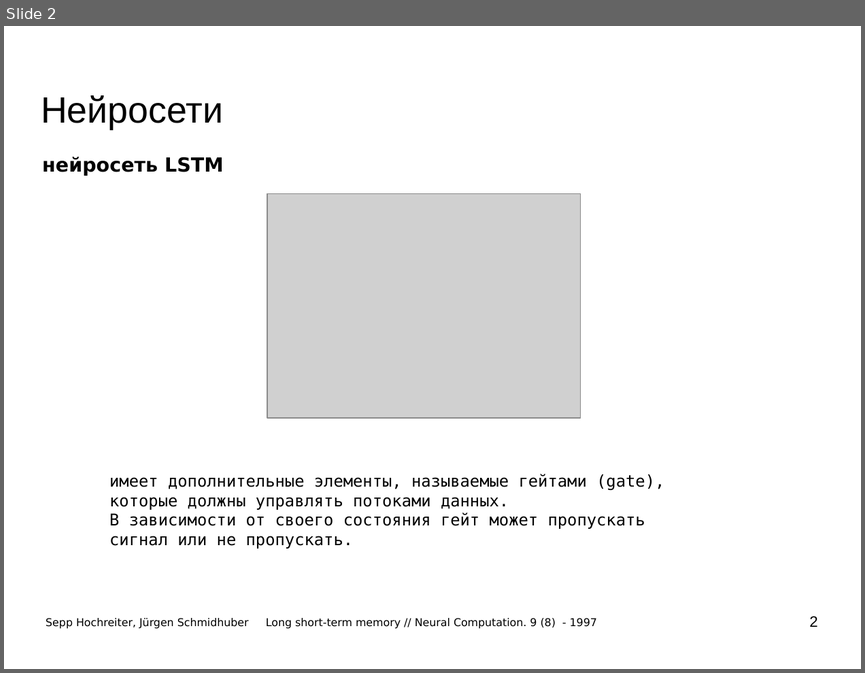
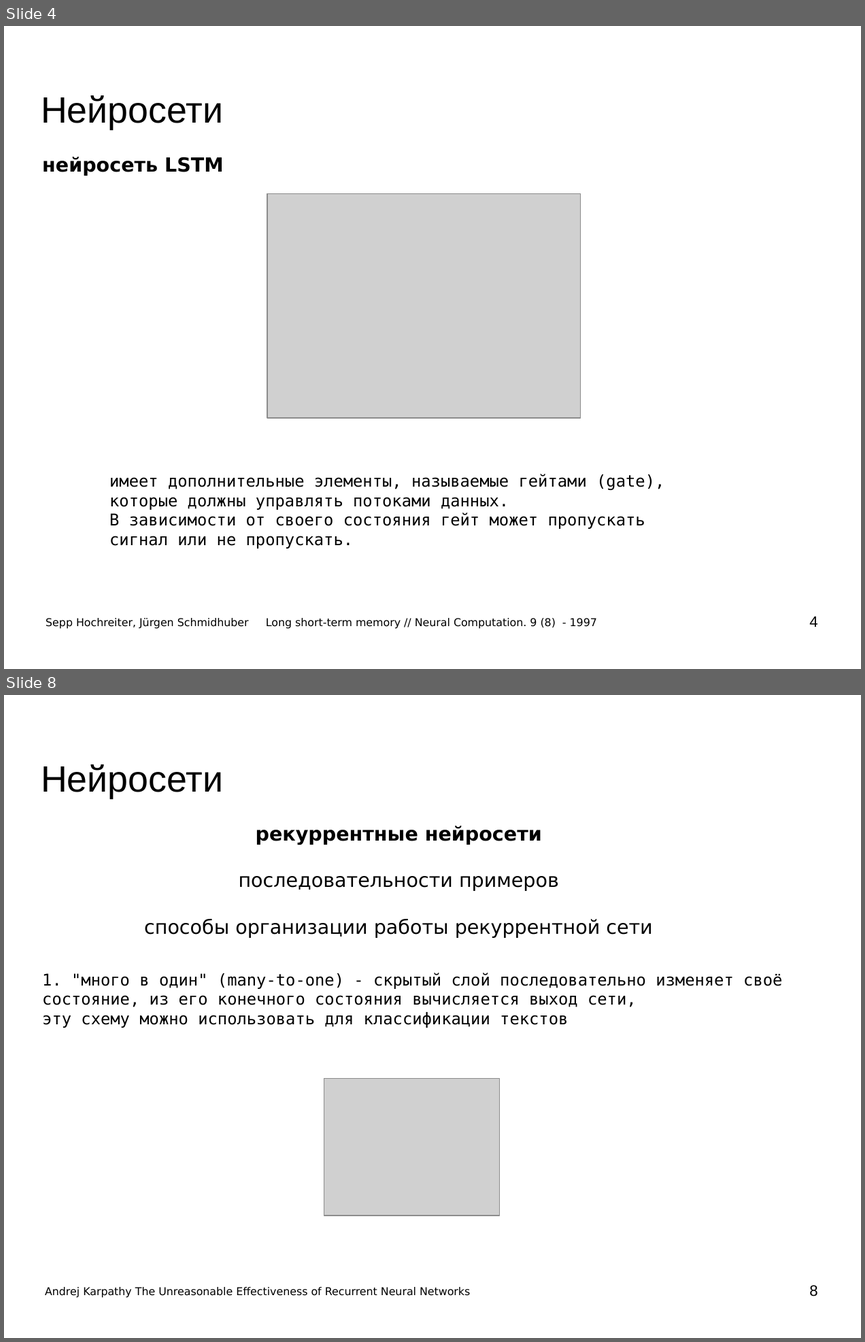
Before and after one commit to mechanoid5/ml_lectorium_legacy, a slide deck: 21-chatbot.odp. Shown one above the other, each under a label of ours: slide 2 before the commit, slides 4 and 8 after it; the slides between them are not shown. The pictures are 865x673 and 865x1342 pixels, drawn with LibreOffice and Linux fonts; fonts in the diff are those of the drawing; grey boxes stand for pictures; background and template pictures are left out. Boxes give left, top, right and bottom in pixels: in the first picture for what was removed or moved away, otherwise in the second. Text is boxed around its words. In the diff, an @@ line names an element or a change of style, - is before the commit and + after.

```diff
--- a/21-chatbot.odp
+++ b/21-chatbot.odp
@@ slide 8 added at (x1=4, y1=695, x2=861, y2=1338), background picture (left out) @@
@@ title added at (x1=41, y1=764, x2=223, y2=798), 33.9 pt, text #000000 @@
+Нейросети
@@ text added at (x1=144, y1=826, x2=652, y2=938), 18 pt, text #000000 @@
+рекуррентные нейросети
+последовательности примеров
+способы организации работы рекуррентной сети
@@ text added at (x1=42, y1=972, x2=782, y2=1028), 15 pt, text #000000 @@
+1. "много в один" (many-to-one) - скрытый слой последовательно изменяет своё состояние, из его конечного состояния вычисляется выход сети,
+эту схему можно использовать для классификации текстов
@@ picture added at (x1=324, y1=1079, x2=500, y2=1215) @@
@@ page number added at (x1=809, y1=1285, x2=817, y2=1296), 14 pt, text #000000 @@
+8
@@ text added at (x1=45, y1=1287, x2=470, y2=1297), 10 pt, text #000000 @@
+Andrej Karpathy The Unreasonable Effectiveness of Recurrent Neural Networks
@@ what was slide 2 is now slide 4 @@
@@ page number at (x1=809, y1=616, x2=817, y2=626): text changed @@
-2
+4
```
Also in this commit, not shown: 1 slide changed, 10 other slides added, 8 other files.
